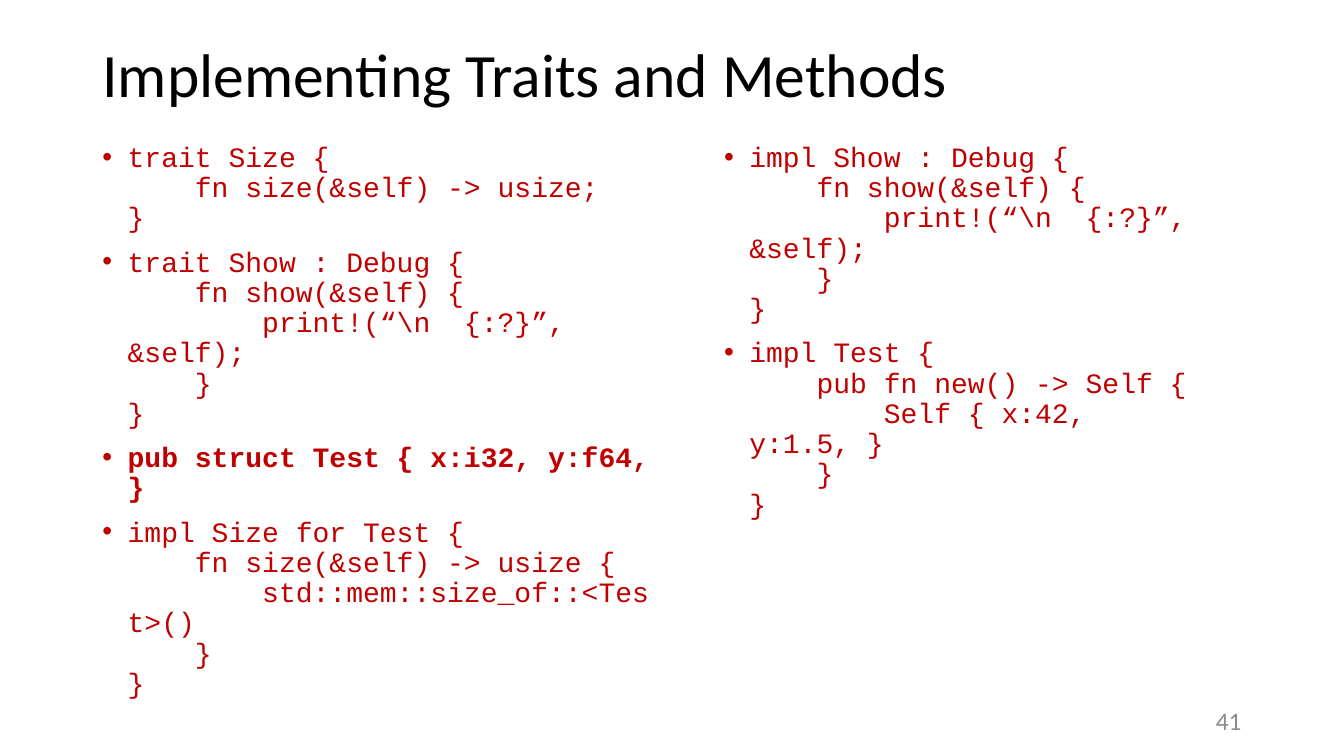
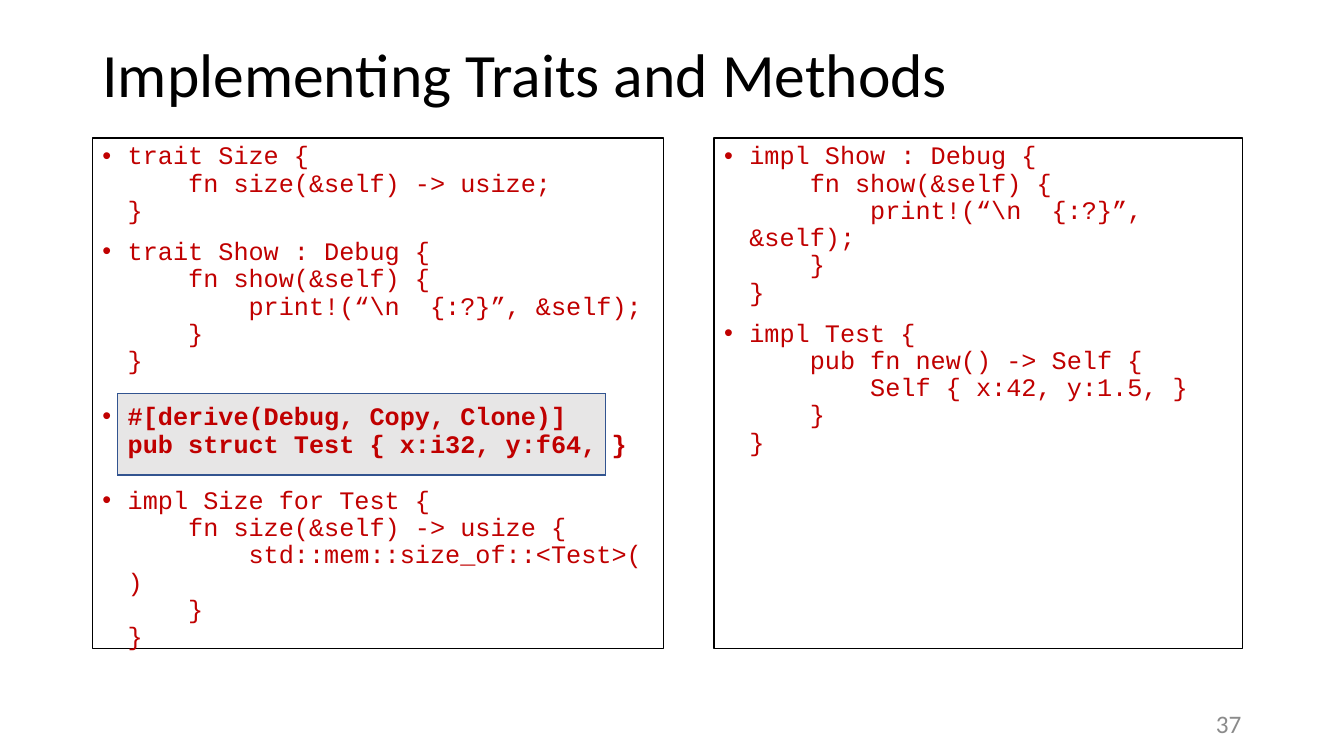
Before and after one commit to JimFawcett/JimFawcett.github.io, a slide deck: slide 37 of Resources/RustModels.pptx (slide 41 before the commit). Drawn at 1344x756 pixels with LibreOffice and Linux fonts; fonts in the diff are those of the drawing. Boxes give left, top, right and bottom in pixels: in the first picture for what was removed or moved away, otherwise in the second. Text is boxed around its words. In the diff, an @@ line names an element or a change of style, - is before the commit and + after.

```diff
--- a/Resources/RustModels.pptx
+++ b/Resources/RustModels.pptx
@@ text "trait Size { fn size(&self) ...": place and size @@
-text "trait Size { fn size(&self) ..." at [128, 147, 649, 605]
+text "trait Size { fn size(&self) ..." at [93, 138, 664, 648]
@@ text "trait Size { fn size(&self) ..." at [93, 138, 664, 648]: outline none to #000000 1 pt @@
@@ text at [128, 146, 642, 569]: size 20 to 18 pt in "trait Size { fn size(&self) -> usize; ...", "trait Show : Debug { fn show(&self) ...", "impl Size for Test { fn size(&self) ..." @@
@@ text "impl Show : Debug { ...": place and size @@
-text "impl Show : Debug { ..." at [749, 147, 1153, 459]
+text "impl Show : Debug { ..." at [714, 138, 1242, 648]
@@ text "impl Show : Debug { ..." at [714, 138, 1242, 648]: size 20 to 18 pt; outline none to #000000 1 pt @@
@@ rectangle added at [118, 393, 606, 475], fill #E7E6E6, outline #325491 1 pt @@
@@ text at [128, 407, 597, 459]: text changed; size 20 to 18 pt @@
-• pub struct Test { x:i32, y:f64, }
+• #[derive(Debug, Copy, Clone)]
+  pub struct Test { x:i32, y:f64, }
@@ page number at [1216, 717, 1242, 733]: text changed @@
-41
+37
```
Also in this commit, not shown: 18 other slides changed, 4 slides added, 12 slides removed, 1 other file.
